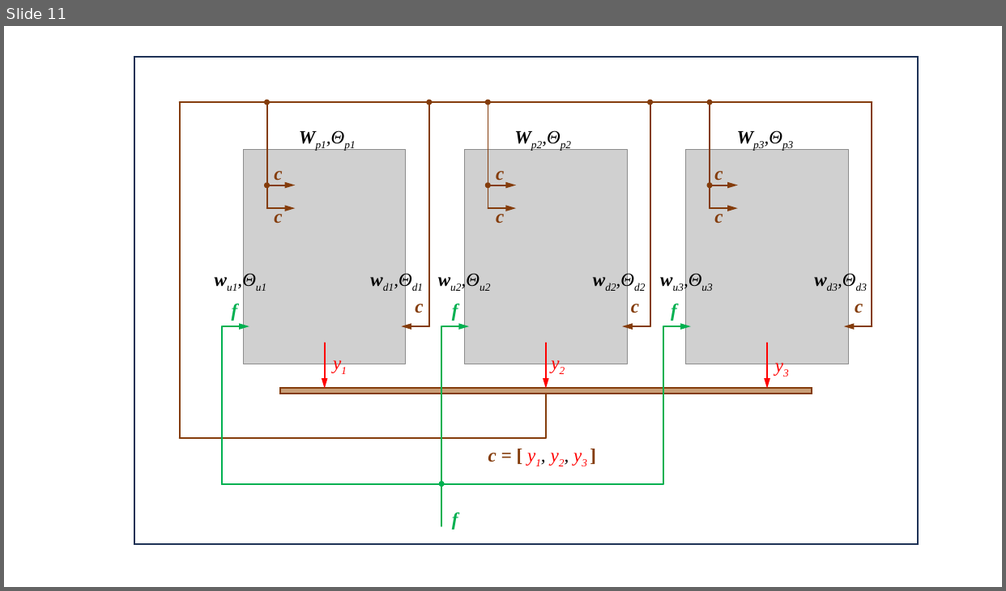
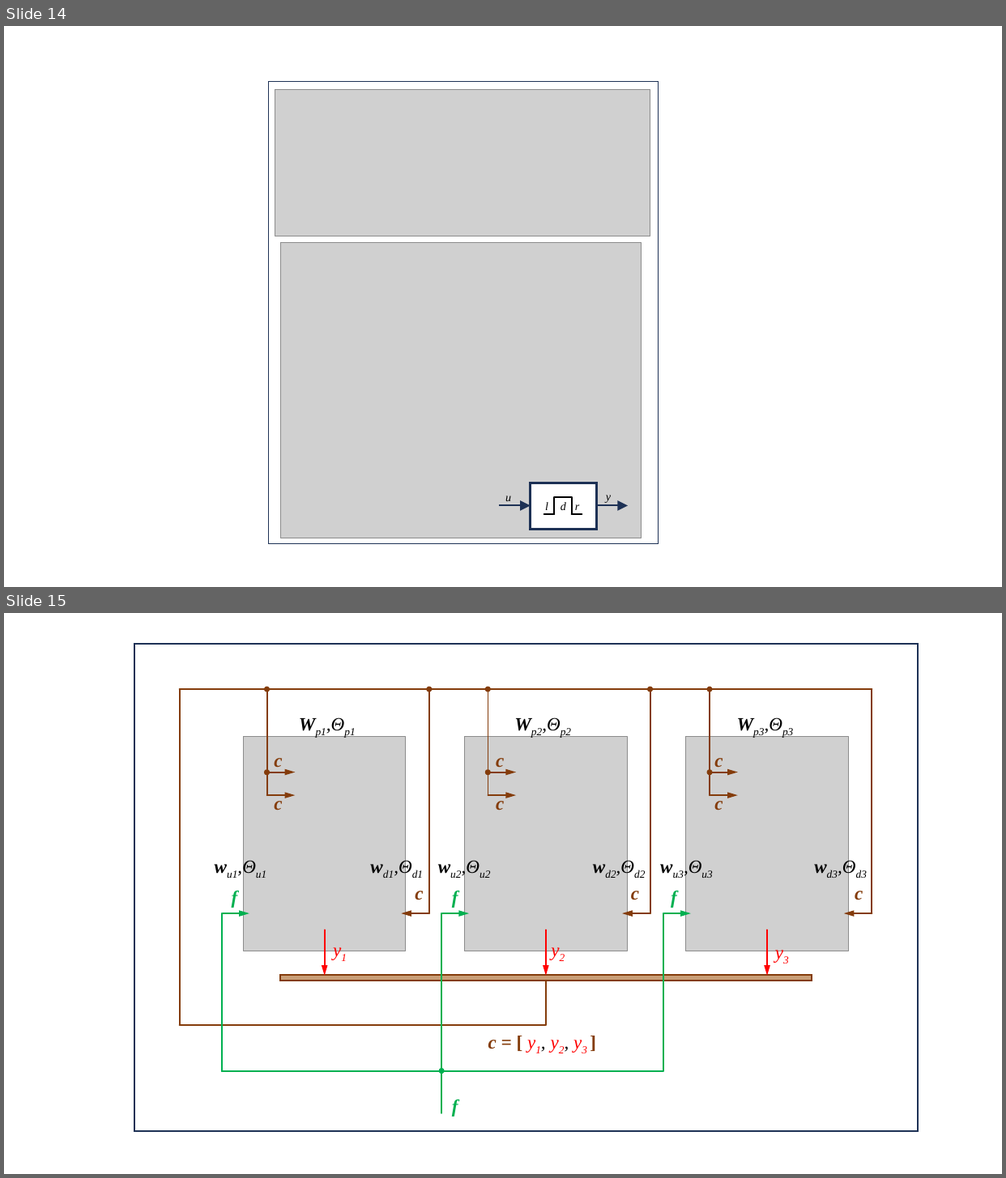
Before and after one commit to ihux/neural-study, a slide deck: paper/Neurotron/Neurotron - Images.pptx. Shown one above the other, each under a label of ours: slide 11 before the commit, slides 14 and 15 after it. The pictures are 1006x591 and 1006x1178 pixels, drawn with LibreOffice and Linux fonts; fonts in the diff are those of the drawing; grey boxes stand for pictures. Boxes give left, top, right and bottom in pixels: in the first picture for what was removed or moved away, otherwise in the second. Text is boxed around its words. In the diff, an @@ line names an element or a change of style, - is before the commit and + after.

```diff
--- a/paper/Neurotron/Neurotron - Images.pptx
+++ b/paper/Neurotron/Neurotron - Images.pptx
@@ slide 14 added at box(4, 26, 1002, 587), background #FFFFFF @@
@@ rectangle added at box(268, 81, 658, 544), outline #1E3256 1 pt @@
@@ picture added at box(275, 90, 651, 237) @@
@@ picture added at box(281, 242, 641, 538) @@
@@ arrow added from (499, 506) to (530, 506), #1E3256 1.5 pt @@
@@ arrow added from (597, 506) to (628, 506), #1E3256 1.5 pt @@
@@ group added at box(505, 484, 611, 529): 5 texts, 5 lines, 1 rectangle @@
+u
+d
+r
+l
+y
@@ what was slide 11 is now slide 15 @@
```
Also in this commit, not shown: 1 slide changed, 3 other slides added, 1 other file.
